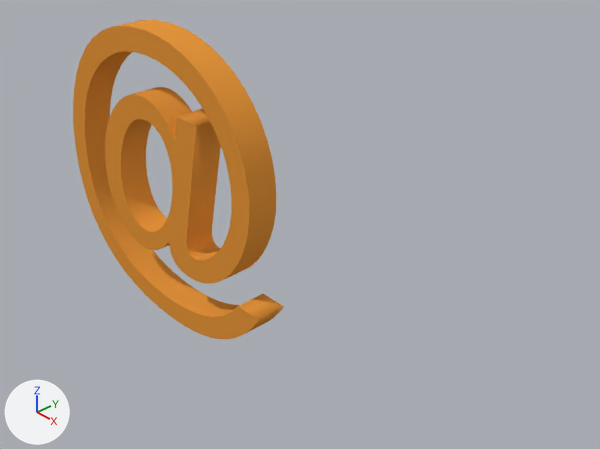
What one commit did to the Blender file assets/at.blend.
Camera for both pictures: a 50 mm camera at (2.059, -1.341, 1.163) aimed at (0.442, 0.171, -0.053). Every picture has the same lights, and +X, +Y and +Z are marked at lower left. Text is drawn in Blender's own font.

The first picture shows 'Text'.
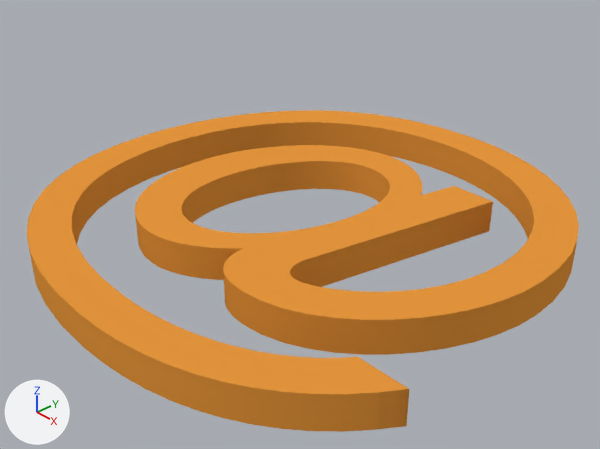
What differs and where, as boxes (x1, y1, x2, y2) in the pictures (600 x 449 px):
```json
{"object": "Text", "change": "reshaped, rescaled, turned", "before": [73, 20, 284, 339], "after": [27, 110, 579, 432]}
```

Edits to the scene script, one JSON object a line:
```json
{"op": "set", "path": "txt_text.offset_x", "old": "-0.164", "new": "-0.0673"}
{"op": "set", "path": "txt_text.offset_y", "old": "-0.0822", "new": "-0.0556"}
{"op": "set", "path": "ob_text.rotation_euler", "old": "(1.571, 0.0, 0.0)", "new": "(0.0, 0.0, 0.0)", "note": "degrees (90, 0, 0) -> degrees (0, 0, 0)"}
{"op": "set", "path": "ob_text.scale", "old": "(3.4, 3.36, 3.85)", "new": "(5.09, 5.12, 3.85)"}
```
